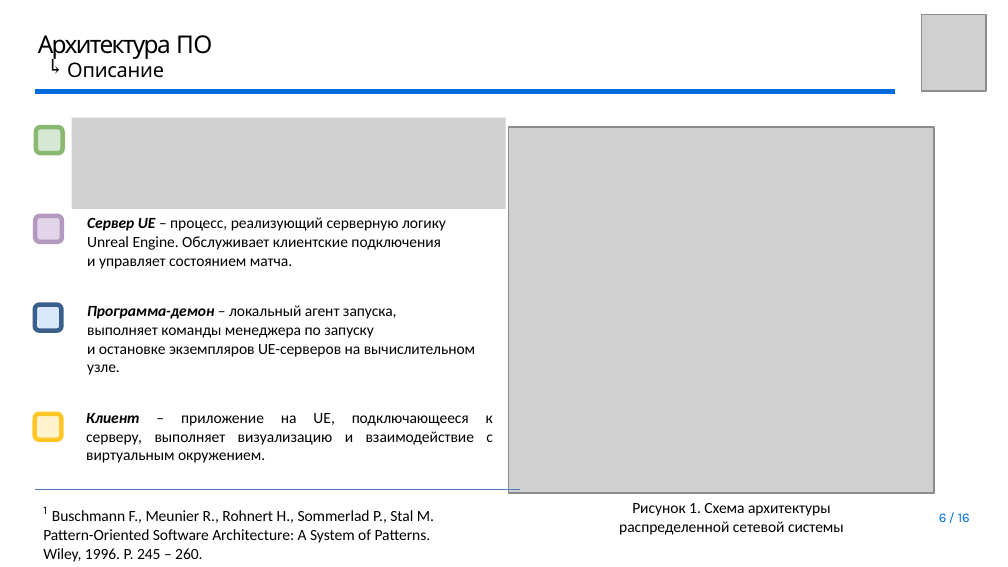
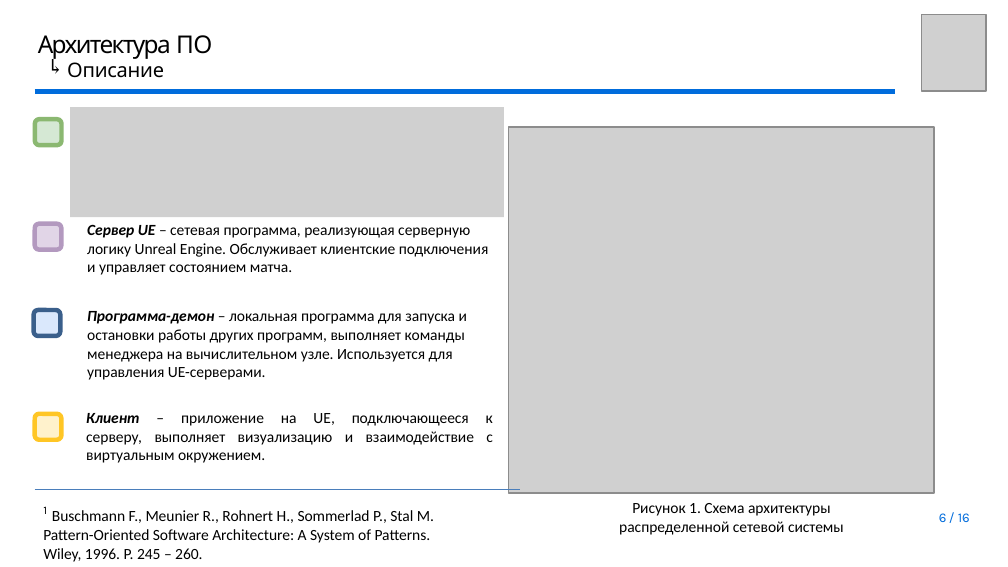
Before and after one commit to youngB0rrov/bmstu_doc, a slide deck: slide 6 of Master/Diploma/presentation/Презентация.pptx. Drawn at 1008x567 pixels with LibreOffice and Linux fonts; fonts in the diff are those of the drawing; grey boxes stand for pictures; background and template pictures are left out. Boxes give left, top, right and bottom in pixels: in the first picture for what was removed or moved away, otherwise in the second. Text is boxed around its words. In the diff, an @@ line names an element or a change of style, - is before the commit and + after.

```diff
--- a/Master/Diploma/presentation/Презентация.pptx
+++ b/Master/Diploma/presentation/Презентация.pptx
@@ picture: place and size @@
-picture at <box>72,118,505,209</box>
+picture at <box>70,107,503,217</box>
@@ rounded rectangle: place and size @@
-rounded rectangle at <box>35,128,62,153</box>
+rounded rectangle at <box>35,120,62,145</box>
@@ rounded rectangle: place and size @@
-rounded rectangle at <box>35,216,62,241</box>
+rounded rectangle at <box>35,224,62,249</box>
@@ text at <box>87,224,489,275</box>: text changed @@
-Сервер UE – процесс, реализующий серверную логику
-Unreal Engine. Обслуживает клиентские подключения
-и управляет состоянием матча.
+Сервер UE – сетевая программа, реализующая серверную логику Unreal Engine. Обслуживает клиентские подключения и управляет состоянием матча.
@@ rounded rectangle: place and size @@
-rounded rectangle at <box>35,305,62,331</box>
+rounded rectangle at <box>34,310,61,335</box>
@@ text at <box>87,311,467,380</box>: text changed @@
-Программа-демон – локальный агент запуска,
-выполняет команды менеджера по запуску
-и остановке экземпляров UE-серверов на вычислительном узле.
+Программа-демон – локальная программа для запуска и остановки работы других программ, выполняет команды менеджера на вычислительном узле. Используется для управления UE-серверами.
```
Also in this commit, not shown: 5 other slides changed.
